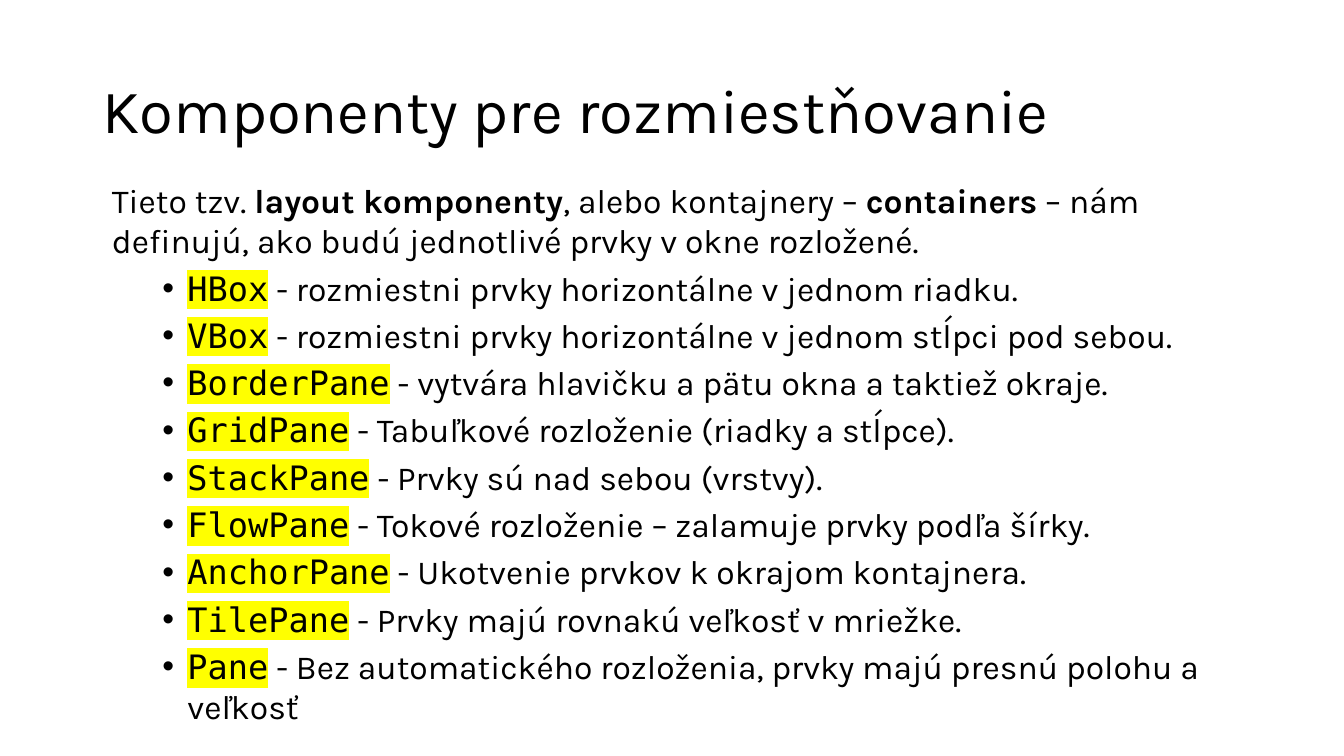
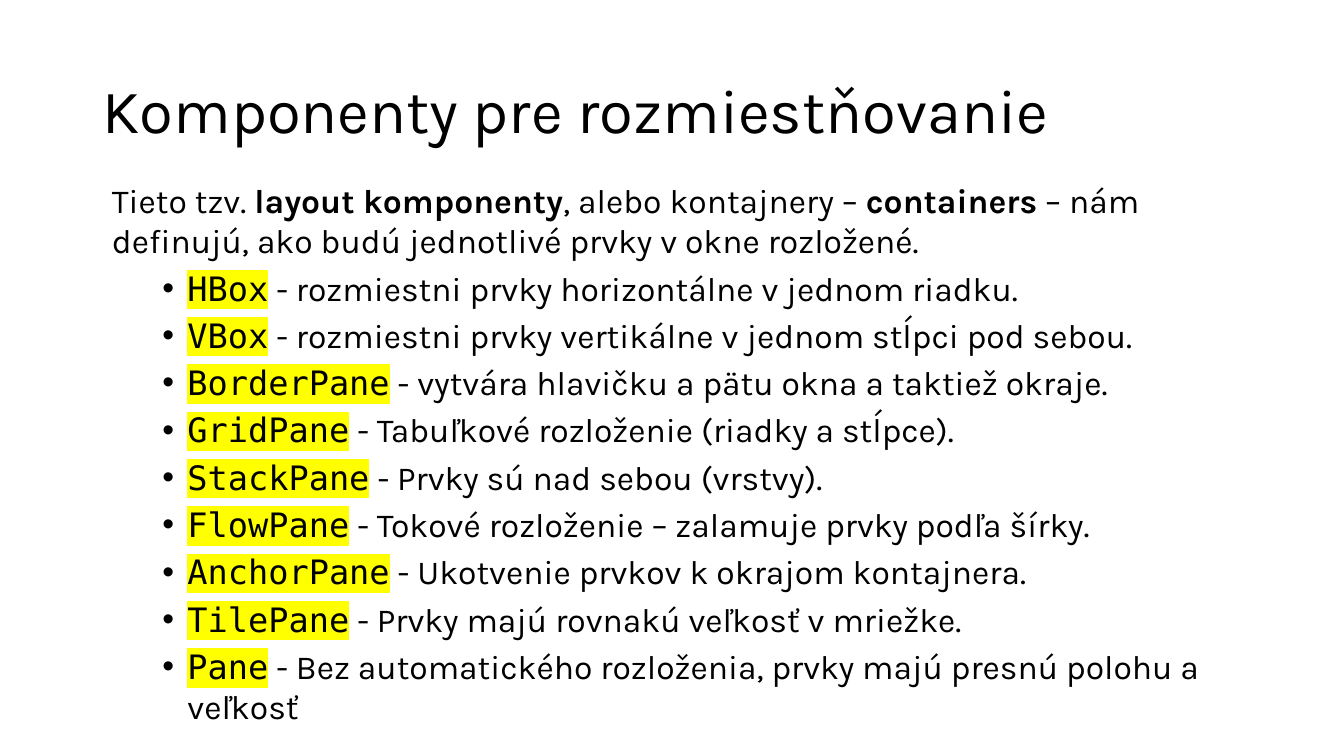
Before and after one commit to wagjo/oop, a slide deck: slide 5 of prezentacie/t21w.pptx. Drawn at 1344x756 pixels with LibreOffice and Linux fonts; fonts in the diff are those of the drawing. Boxes give left, top, right and bottom in pixels: in the first picture for what was removed or moved away, otherwise in the second. Text is boxed around its words. In the diff, an @@ line names an element or a change of style, - is before the commit and + after.

```diff
--- a/prezentacie/t21w.pptx
+++ b/prezentacie/t21w.pptx
@@ text at box(187, 318, 1132, 357): text changed @@
-  • VBox - rozmiestni prvky horizontálne v jednom stĺpci pod sebou.
+  • VBox - rozmiestni prvky vertikálne v jednom stĺpci pod sebou.
```
Also in this commit, not shown: 1 other slide changed, 1 other file.
